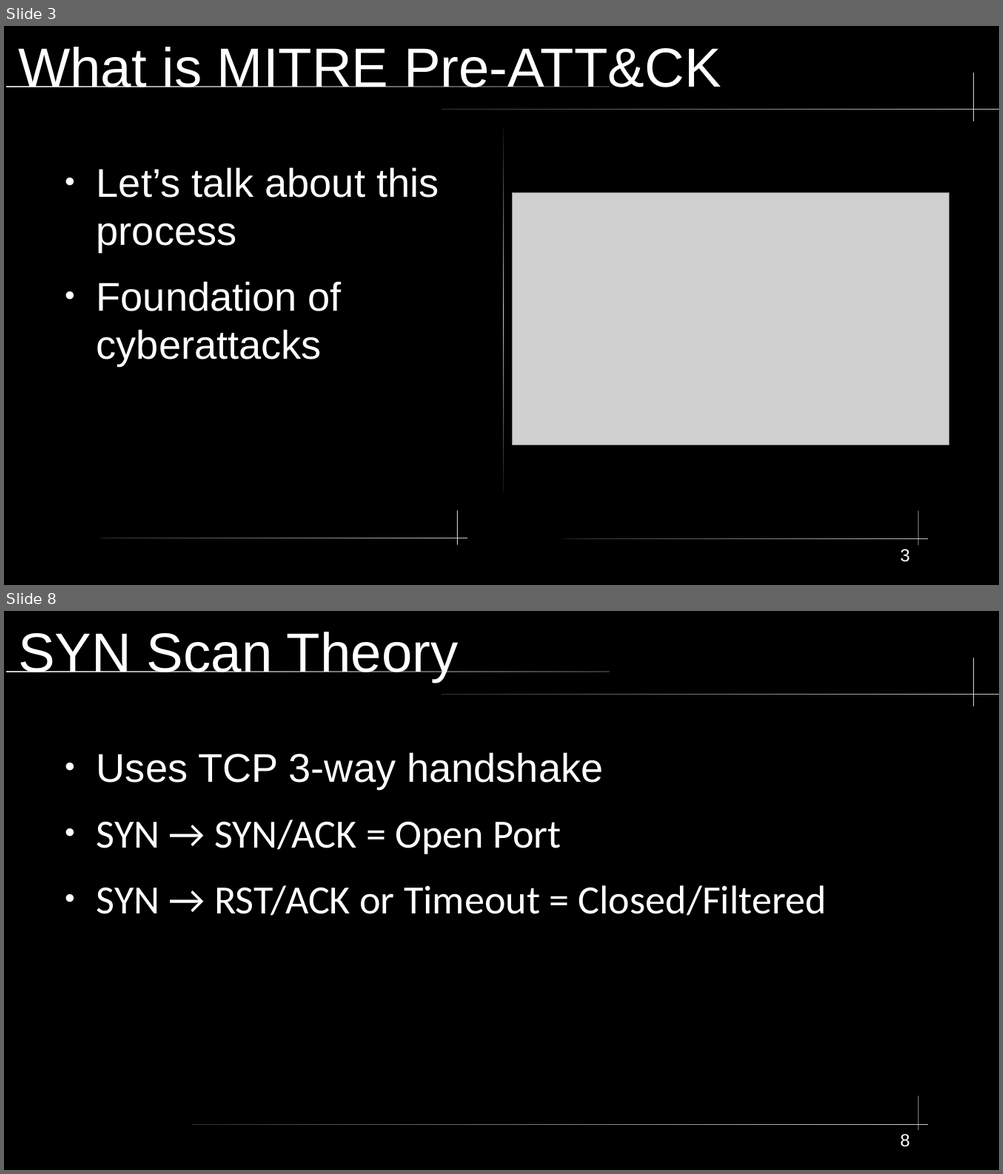
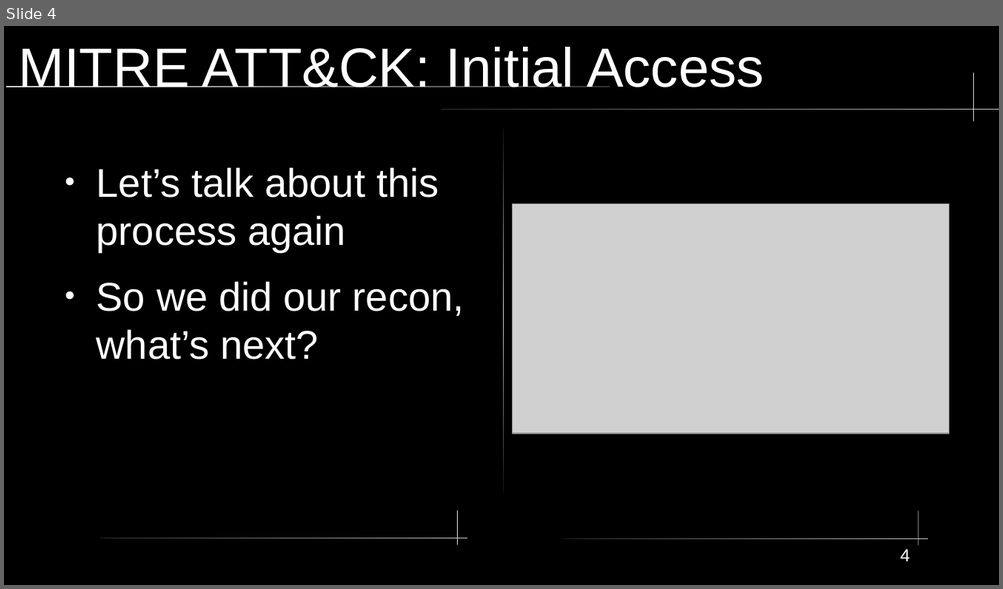
Before and after one commit to xXxSpicyBoiiixXx/COMPSFI-212, a slide deck: Cyber-Chapters/Chapter-2/Chapter2.odp. Shown one above the other, each under a label of ours: slides 3 and 8 before the commit, slide 4 after it; the slides between them are not shown. The pictures are 1003x1174 and 1003x589 pixels, drawn with LibreOffice and Linux fonts; fonts in the diff are those of the drawing; grey boxes stand for pictures. Boxes give left, top, right and bottom in pixels: in the first picture for what was removed or moved away, otherwise in the second. Text is boxed around its words. In the diff, an @@ line names an element or a change of style, - is before the commit and + after.

```diff
--- a/Cyber-Chapters/Chapter-2/Chapter2.odp
+++ b/Cyber-Chapters/Chapter-2/Chapter2.odp
@@ slide 8 removed at (4, 611, 999, 1170), background #000000; not listed: 4 template elements that a slide beside it also shows @@
@@ title removed at (18, 632, 458, 682) @@
-SYN Scan Theory
@@ text removed at (96, 752, 826, 916) @@
-● Uses TCP 3-way handshake
-● SYN → SYN/ACK = Open Port
-● SYN → RST/ACK or Timeout = Closed/Filtered
@@ rounded rectangle removed at (192, 1125, 928, 1125) @@
@@ page number removed at (900, 1134, 910, 1147) @@
-8
@@ what was slide 3 is now slide 4 @@
@@ slide 4 changed as well @@
@@ title at (18, 47, 764, 87): text changed @@
-What is MITRE Pre-ATT&CK
+MITRE ATT&CK: Initial Access
@@ text at (96, 167, 464, 360): text changed @@
-● Let’s talk about this process
-● Foundation of cyberattacks
+● Let’s talk about this process again
+● So we did our recon, what’s next?
@@ picture: place and size @@
-picture at (512, 193, 949, 446)
+picture at (512, 204, 949, 434)
@@ page number at (900, 549, 910, 562): text changed @@
-3
+4
```
Also in this commit, not shown: 1 other slide changed, 16 slides added, 18 other slides removed, 10 other files.
